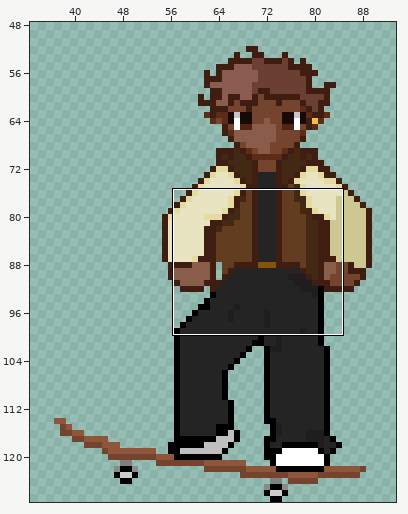
Pixel-art file: Acesprite/Character/Tricks/Nollie/Nollie.aseprite. The first picture is a wide view before the edit; the outline marks the close-up.
Close-up. Before the commit:
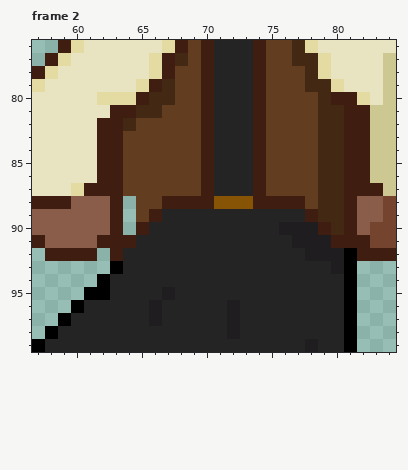
128x128 pixels, 6 frames. Colours within 5 levels of each other are drawn and written as one. Shown: frame 2: x 57..84, y 76..99. The wide view leaves out empty margins.
And afterwards:
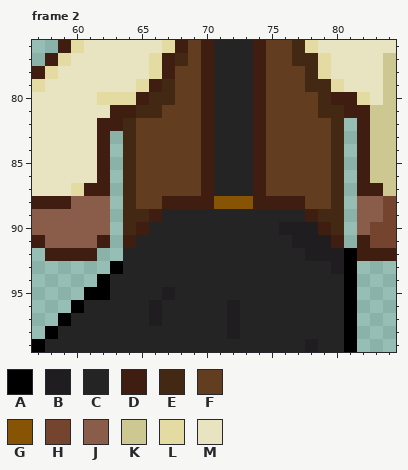
Palette (. is transparent): A #000000  B #1f1d1f  C #242424  D #401d11  E #432814  F #633d20  G #875304  H #75442f  J #8a5d4a  K #cdc792  L #e3dba1  M #e8e4c1
What changed:
--- frame 2, layer "Layer"
@@ x 57..84 @@
  81 MMMMMMDDEEFFFDCCCDFFFFEEDDKK
- 82 MMMMMDDEFFFFFDCCCDFFFFEEDDKK
- 83 MMMMMDDFFFFFFDCCCDFFFFEEDDKK
- 84 MMMMMDDFFFFFFDCCCDFFFFEEDDKK
- 85 MMMMMDDFFFFFFDCCCDFFFFEEDDKK
- 86 MMMMMDDFFFFFFDCCCDFFFFEEDDKK
- 87 MMMLDDDFFFFFFDCCCDFFFFEEDDDK
- 88 DDDJJJD.FFDDDDGGGDDDDFEEDJJH
- 89 JJJJJJD.FDCCCCCCCCCCCDEEDJJH
- 90 JJJJJJD.DCCCCCCCCCCBBBDEDJHH
- 91 DJJJJDDDCCCCCCCCCCCCBBBDDDHH
- 92 .DDDD.DCCCCCCCCCCCCCCBBBADDD
+ 82 MMMMMDDEFFFFFDCCCDFFFFFE.DKK
+ 83 MMMMMD.EFFFFFDCCCDFFFFFE.DKK
+ 84 MMMMMD.EFFFFFDCCCDFFFFFE.DKK
+ 85 MMMMMD.EFFFFFDCCCDFFFFFE.DKK
+ 86 MMMMMD.EFFFFFDCCCDFFFFFE.DKK
+ 87 MMMLDD.EFFFFFDCCCDFFFFFE.DDK
+ 88 DDDJJJ.EFFDDDDGGGDDDDFFE.JJH
+ 89 JJJJJJ.EEDCCCCCCCCCCCDEE.JJH
+ 90 JJJJJJ.EDCCCCCCCCCCBBBDE.JHH
+ 91 DJJJJD.DCCCCCCCCCCCCBBBD.DHH
+ 92 .DDDD..CCCCCCCCCCCCCCBBBADDD
  93 ......ACCCCCCCCCCCCCCCCBA...
Changed places in both close-ups, as pixel boxes (x1, y1, x2, y2):
changed: (318, 118, 357, 248)
changed: (110, 131, 149, 261)
